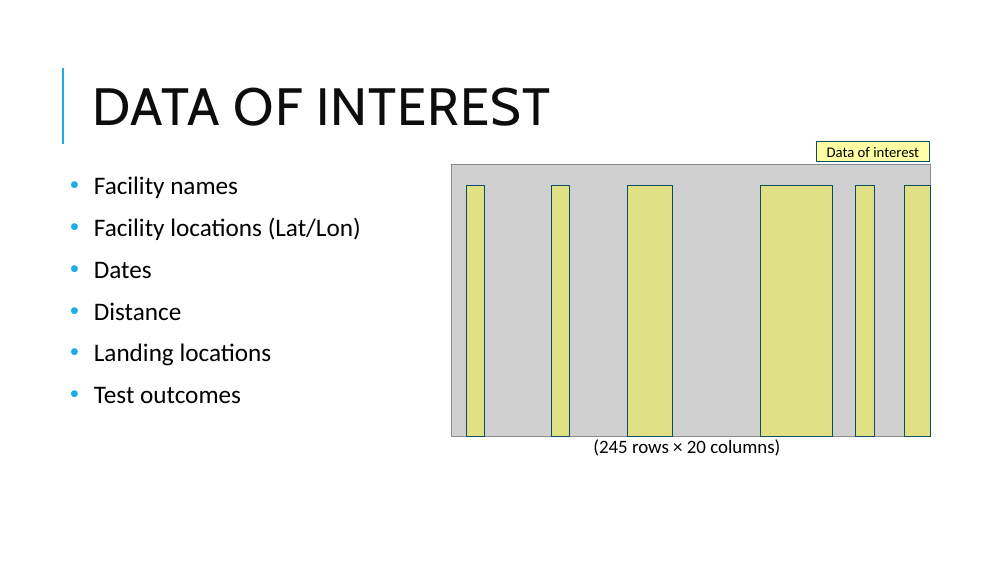
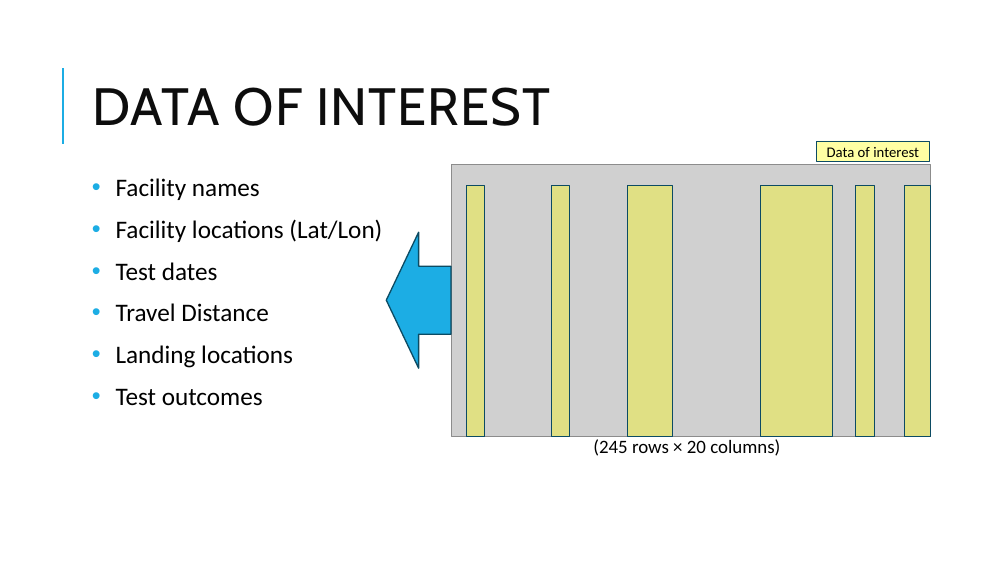
Before and after one commit to mesege1/dprk_missile_stats, a slide deck: slide 4 of ppt/dprk_missile_testing.pptx. Drawn at 1008x567 pixels with LibreOffice and Linux fonts; fonts in the diff are those of the drawing; grey boxes stand for pictures. Boxes give left, top, right and bottom in pixels: in the first picture for what was removed or moved away, otherwise in the second. Text is boxed around its words. In the diff, an @@ line names an element or a change of style, - is before the commit and + after.

```diff
--- a/ppt/dprk_missile_testing.pptx
+++ b/ppt/dprk_missile_testing.pptx
@@ text "Facility names": place and size @@
-text "Facility names" at bbox=[94, 176, 361, 404]
+text "Facility names" at bbox=[116, 178, 382, 406]
@@ left arrow added at bbox=[386, 232, 451, 368], fill #1CADE4, outline #0C4C64 1.25 pt @@
@@ text at bbox=[116, 262, 268, 322]: text changed @@
-• Dates
-• Distance
+• Test dates
+• Travel Distance
```
Also in this commit, not shown: 3 other slides changed, 3 slides added, 8 other files.
